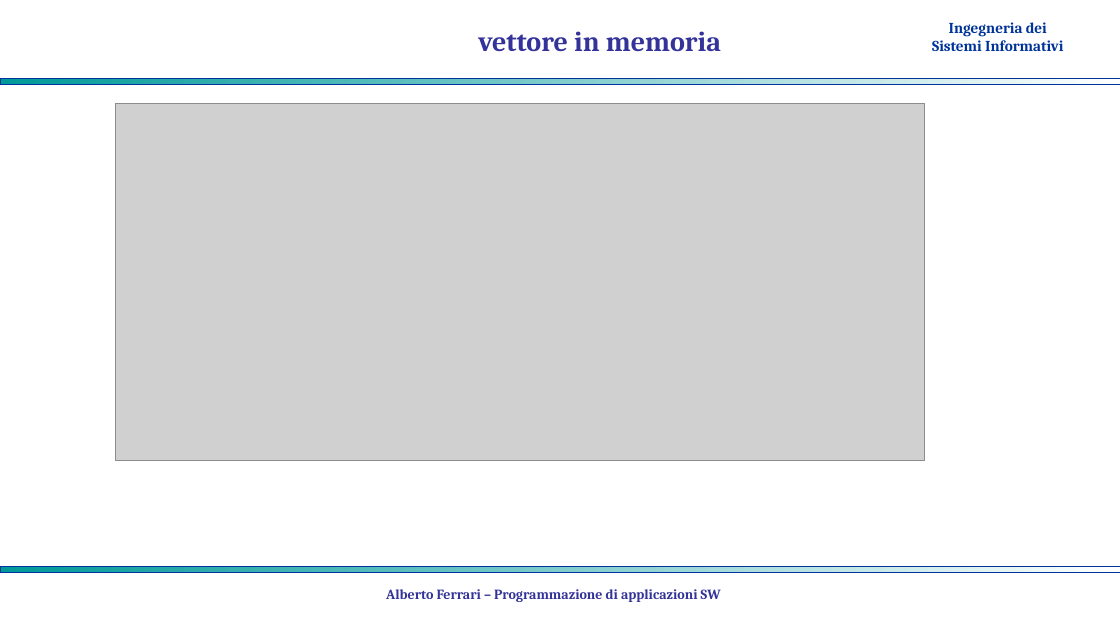
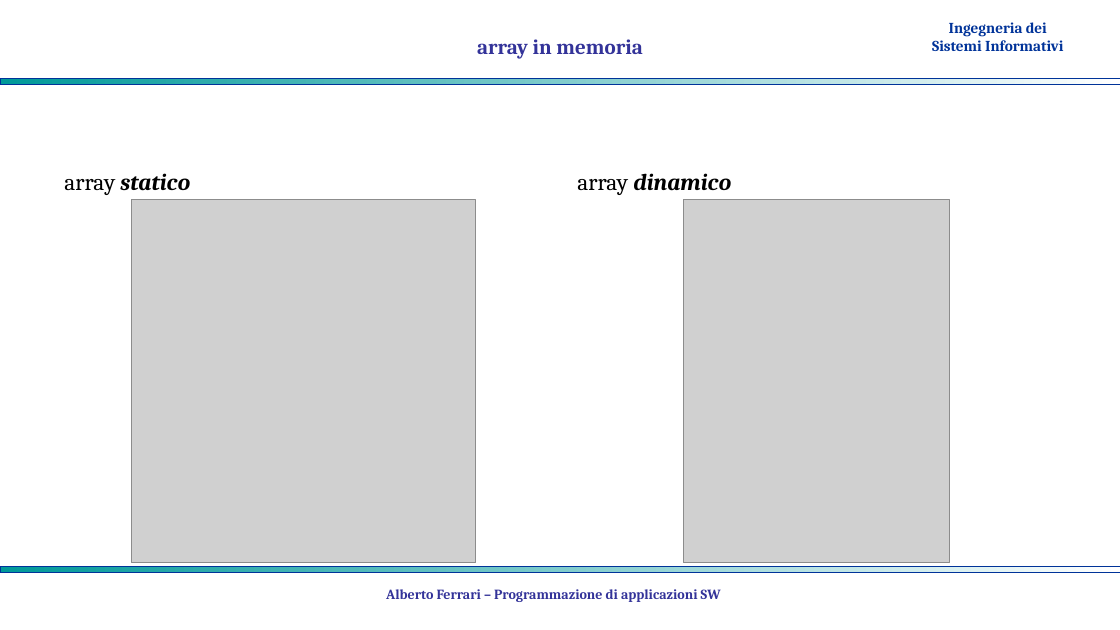
Before and after one commit to albertoferrari/pasw, a slide deck: slide 4 of lezioni/PASW03e - C++ dati strutturati.pptx. Drawn at 1120x630 pixels with LibreOffice and Linux fonts; fonts in the diff are those of the drawing; grey boxes stand for pictures; background and template pictures are left out. Boxes give left, top, right and bottom in pixels: in the first picture for what was removed or moved away, otherwise in the second. Text is boxed around its words. In the diff, an @@ line names an element or a change of style, - is before the commit and + after.

```diff
--- a/lezioni/PASW03e - C++ dati strutturati.pptx
+++ b/lezioni/PASW03e - C++ dati strutturati.pptx
@@ title at (x1=477, y1=39, x2=642, y2=59): text changed; size 24 to 18 pt @@
-vettore in memoria
+array in memoria
@@ picture removed at (x1=116, y1=103, x2=925, y2=460) @@
@@ text added at (x1=64, y1=173, x2=190, y2=195), 20 pt, text #000000, bold, italic @@
+array statico
@@ text added at (x1=577, y1=173, x2=731, y2=195), 20 pt, text #000000, bold, italic @@
+array dinamico
@@ picture added at (x1=131, y1=200, x2=476, y2=563) @@
@@ picture added at (x1=683, y1=200, x2=950, y2=563) @@
```
Also in this commit, not shown: 6 other slides changed, 8 slides added, 3 other files.
